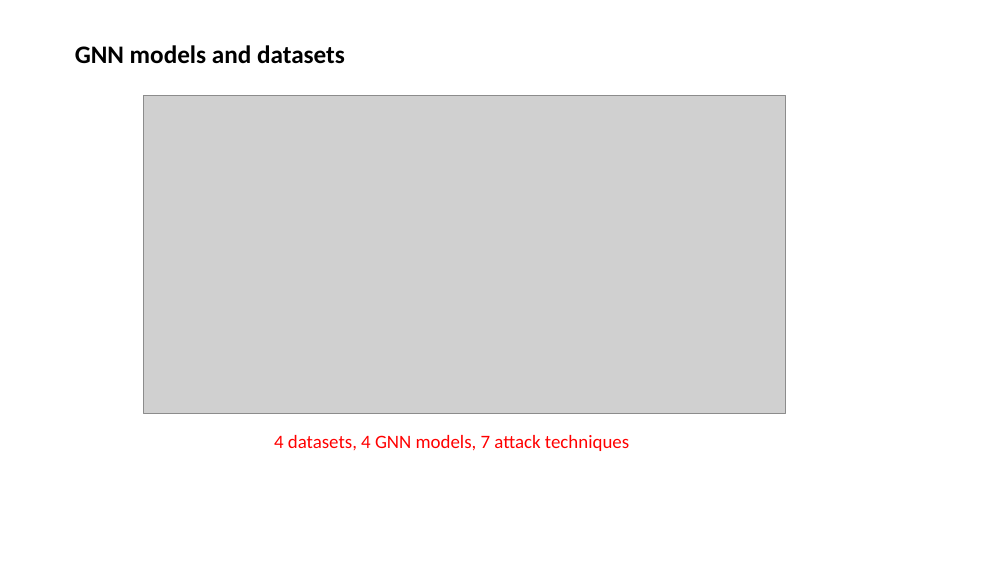
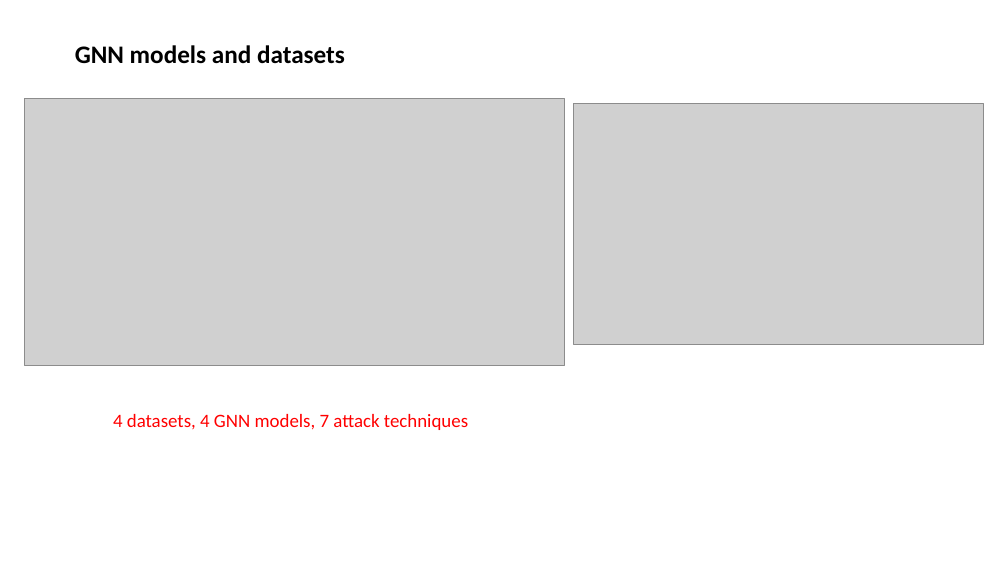
Before and after one commit to yinghuali/NodeRank, a slide deck: slide 7 of NodeRank.pptx (slide 6 before the commit). Drawn at 1008x567 pixels with LibreOffice and Linux fonts; fonts in the diff are those of the drawing; grey boxes stand for pictures. Boxes give left, top, right and bottom in pixels: in the first picture for what was removed or moved away, otherwise in the second. Text is boxed around its words. In the diff, an @@ line names an element or a change of style, - is before the commit and + after.

```diff
--- a/NodeRank.pptx
+++ b/NodeRank.pptx
@@ picture: place and size @@
-picture at (143, 95, 786, 414)
+picture at (24, 98, 564, 366)
@@ picture added at (573, 104, 984, 344) @@
@@ text "4 datasets, 4 GNN models, ...": place and size @@
-text "4 datasets, 4 GNN models, ..." at (274, 435, 629, 451)
+text "4 datasets, 4 GNN models, ..." at (113, 414, 468, 430)
```
Also in this commit, not shown: 1 other slide changed, 4 slides added, 1 slide removed, 3 other files.
